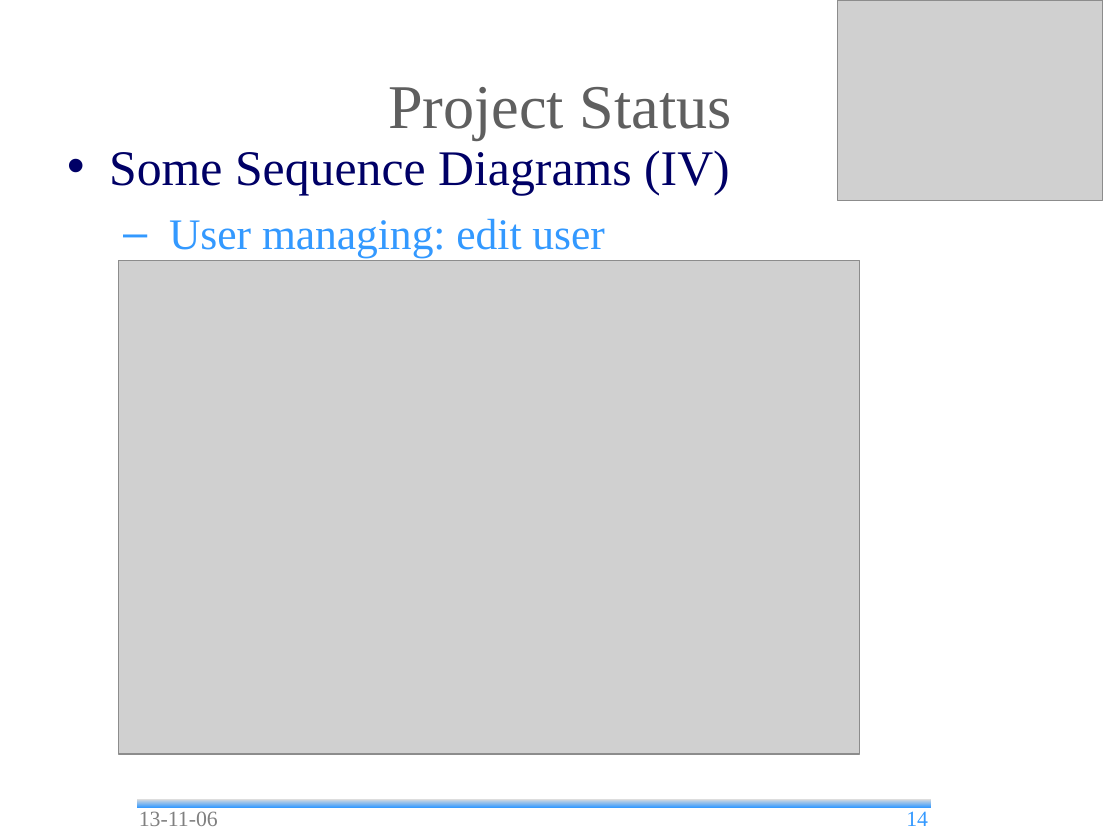
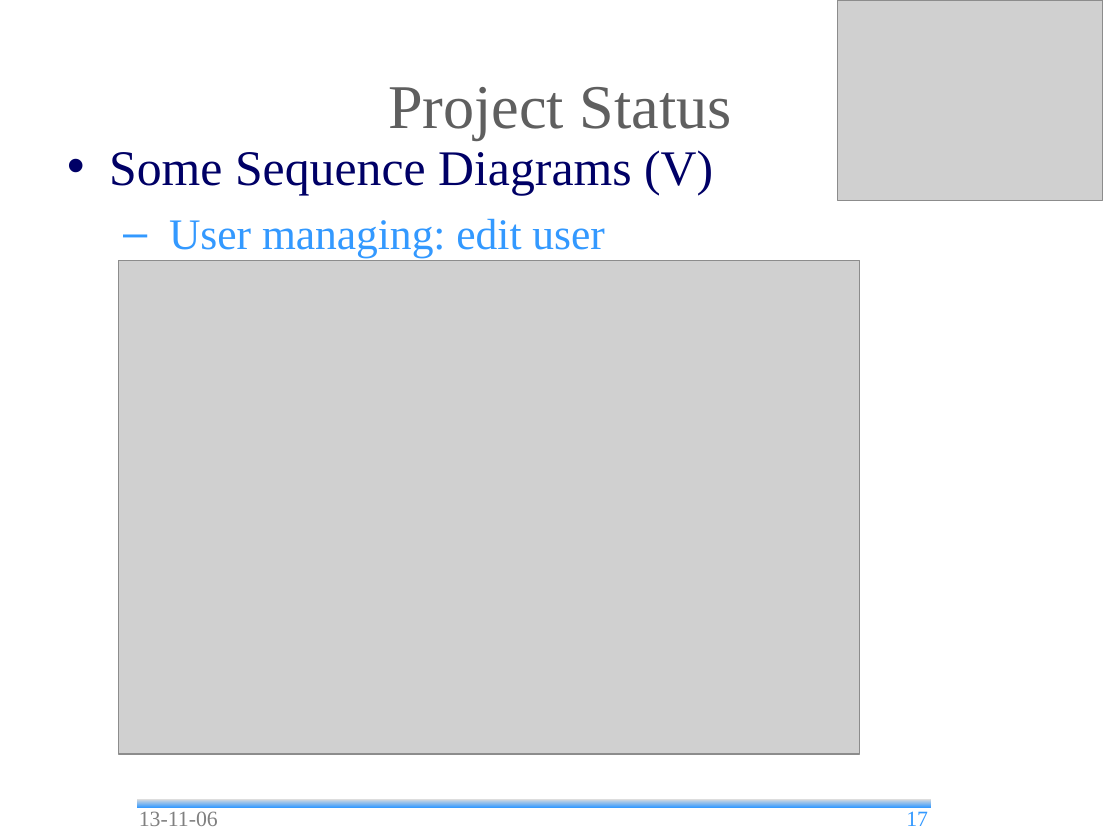
Before and after one commit to andrea-bottoli/DSD, a slide deck: slide 17 of Documentation/Presentation/13_45/Status_Report.odp (slide 14 before the commit). Drawn at 1120x840 pixels with LibreOffice and Linux fonts; fonts in the diff are those of the drawing; grey boxes stand for pictures; background and template pictures are left out. Boxes give left, top, right and bottom in pixels: in the first picture for what was removed or moved away, otherwise in the second. Text is boxed around its words. In the diff, an @@ line names an element or a change of style, - is before the commit and + after.

Commit message:
Status Report and Some Changes in Folders

```diff
--- a/Documentation/Presentation/13_45/Status_Report.odp
+++ b/Documentation/Presentation/13_45/Status_Report.odp
@@ text at (x1=109, y1=150, x2=713, y2=195): text changed @@
-• Some Sequence Diagrams (IV)
+• Some Sequence Diagrams (V)
@@ page number at (x1=906, y1=811, x2=928, y2=826): text changed @@
-14
+17
```
Also in this commit, not shown: 7 other slides changed, 3 slides added, 22 other files.
